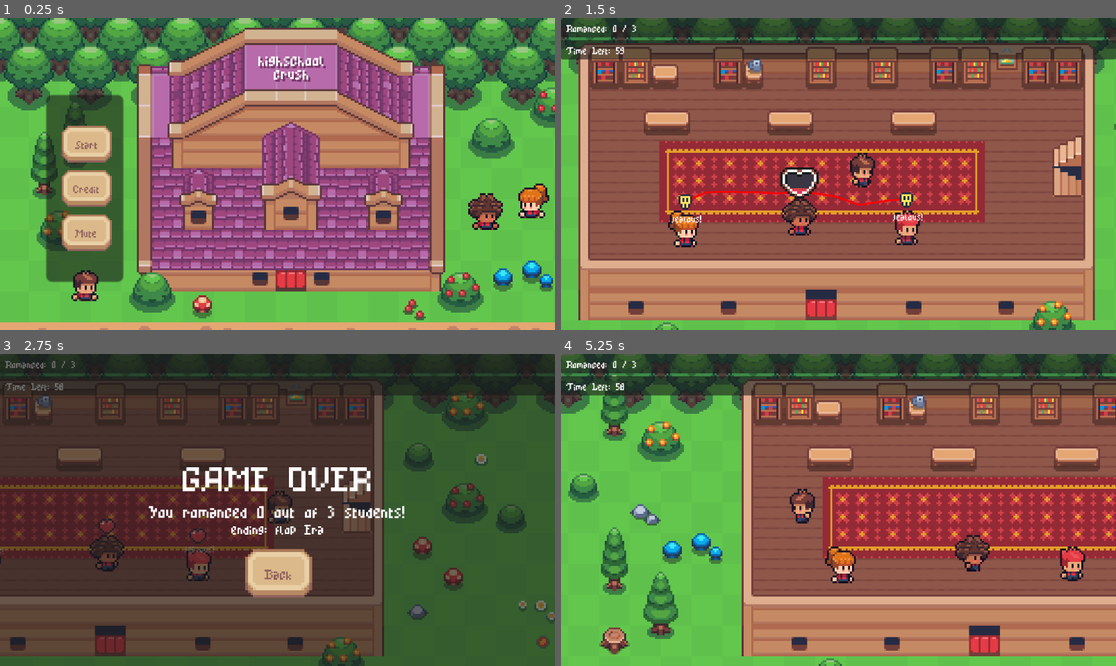
Above: before the commit, frames 1-4 (two rows, left to right).
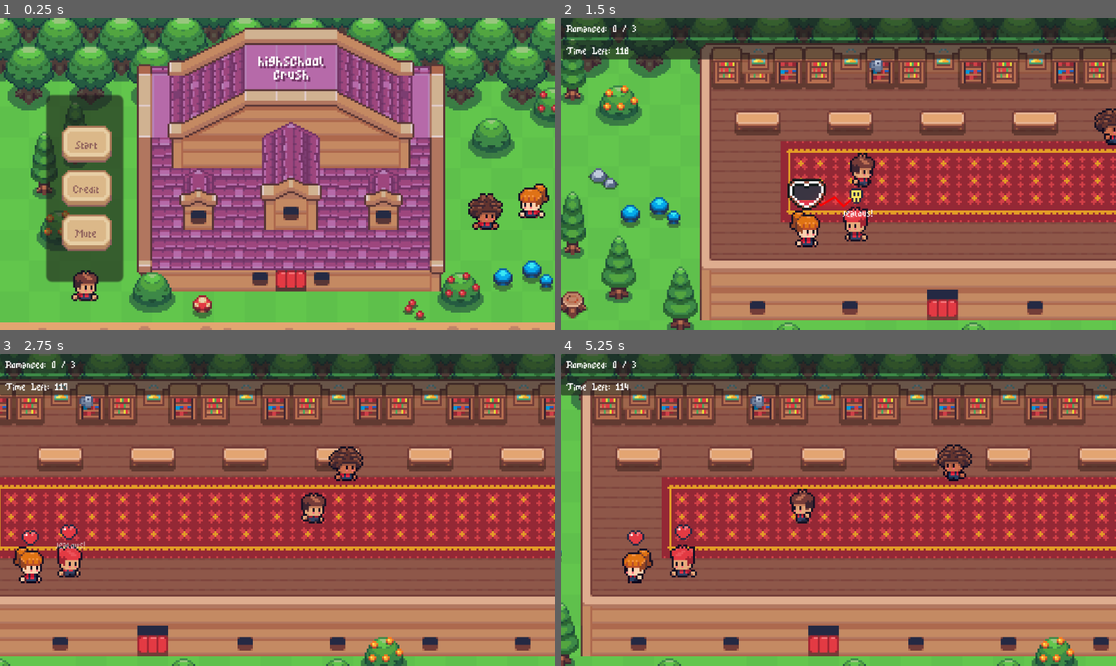
Above: after the commit, the same moments.

Repository: orgniani/highschoolcrush_clicker_2025
Game: Godot game, scene res://scenes/menu_scene.tscn
The game is run twice, just before and just after one commit, with the same random seed, the same clock (stepped at 60 frames per second) and the same inputs.
Inputs (mouse positions are in pixels of both pictures, inside the frame that each line leads up to):
- Up to frame 1 (0.25 s): no input
- Up to frame 2 (1.5 s): click "Start" at 0.5 s; move the mouse to (810, 236) at 1.27 s; hold D (move_right) from 1.28 s (still down); click (810, 236) at 1.35 s
- Up to frame 3 (2.75 s): keep holding D (move_right); move the mouse to (444, 556) at 2.02 s; click (444, 556) at 2.1 s
- Up to frame 4 (5.25 s): release D (move_right) at 2.75 s; click (838, 572) at 2.75 s, where only the run before the commit has a clickable "Back"; click (649, 478) at 3.5 s, where only the run before the commit has a clickable "Start"; move the mouse to (672, 463) at 4.27 s; hold A (move_left) from 4.28 s (still down); click (672, 463) at 4.35 s; move the mouse to (866, 510) at 5.02 s; click (866, 510) at 5.1 s

The runs differ from the first frame. In frame 2, 50% of the frame differs, in the area x 0-100%, y 0-100%; in frame 3, 95%; in frame 4, 51%.

Commit message:
add stairs

Diff:
--- a/objects/characters/lover.tscn
+++ b/objects/characters/lover.tscn
@@ -102,6 +102,7 @@
 jaggedness = 5.0
 
 [node name="Line2D" type="Line2D" parent="LightningBeam"]
+self_modulate = Color(3, 3, 3, 1)
 points = PackedVector2Array(0, 0, 15, 0)
 width = 1.0
 default_color = Color(0.669804, 0.0159284, 5.29438e-07, 1)
--- /dev/null
+++ b/objects/managers/game_manager.tscn
@@ -0,0 +1,17 @@
+[gd_scene load_steps=5 format=3 uid="uid://blsyqhj7bfb87"]
+
+[ext_resource type="Script" uid="uid://dsk3j1p72jrer" path="res://scripts/managers/game_manager.gd" id="1_hn526"]
+[ext_resource type="AudioStream" uid="uid://babrqqe81ccq5" path="res://audio/sfx/game_over.wav" id="2_3vu21"]
+[ext_resource type="AudioStream" uid="uid://bdhjldib5xawt" path="res://audio/sfx/romance_success.wav" id="3_us1li"]
+[ext_resource type="AudioStream" uid="uid://c23lyw8dpi04r" path="res://audio/sfx/romance_failed.wav" id="4_gt4hv"]
+
+[node name="GameManager" type="Node" node_paths=PackedStringArray("timer")]
+script = ExtResource("1_hn526")
+game_over_sound = ExtResource("2_3vu21")
+romance_success_sound = ExtResource("3_us1li")
+romance_failed_sound = ExtResource("4_gt4hv")
+time_limit = 120.0
+timer = NodePath("Timer")
+metadata/_custom_type_script = "uid://dsk3j1p72jrer"
+
+[node name="Timer" type="Timer" parent="."]
--- a/objects/menu/hud.tscn
+++ b/objects/menu/hud.tscn
@@ -81,6 +81,7 @@
 anchor_bottom = 1.0
 grow_horizontal = 2
 grow_vertical = 2
+mouse_filter = 2
 script = ExtResource("1_iin16")
 button_click_audio = ExtResource("2_3178q")
 score_label = NodePath("ScorePanel/ScoreLabel")
@@ -95,6 +96,7 @@
 anchor_right = 1.0
 offset_bottom = 40.0
 grow_horizontal = 2
+mouse_filter = 2
 
 [node name="ScoreLabel" type="Label" parent="ScorePanel"]
 layout_mode = 1
@@ -116,6 +118,7 @@
 offset_top = 46.0
 offset_bottom = 86.0
 grow_horizontal = 2
+mouse_filter = 2
 
 [node name="TimerLabel" type="Label" parent="TimePanel"]
 layout_mode = 1
--- a/objects/wall.tscn
+++ b/objects/wall.tscn
@@ -1,9 +1,56 @@
-[gd_scene load_steps=2 format=3 uid="uid://q7ftv2y24aff"]
+[gd_scene load_steps=5 format=3 uid="uid://q7ftv2y24aff"]
+
+[ext_resource type="Script" uid="uid://32x8mvq71rkg" path="res://scripts/wall.gd" id="1_r71v4"]
+[ext_resource type="FontFile" uid="uid://b8i3q121b40nv" path="res://art/fonts/MinimalPixelFont.ttf" id="2_s2grw"]
 
 [sub_resource type="WorldBoundaryShape2D" id="WorldBoundaryShape2D_hklci"]
 
+[sub_resource type="RectangleShape2D" id="RectangleShape2D_s2grw"]
+size = Vector2(212, 20)
+
 [node name="Wall" type="StaticBody2D"]
+rotation = -1.5708
 collision_layer = 4
+script = ExtResource("1_r71v4")
 
 [node name="CollisionShape2D" type="CollisionShape2D" parent="."]
 shape = SubResource("WorldBoundaryShape2D_hklci")
+
+[node name="Area2D" type="Area2D" parent="."]
+collision_layer = 4
+input_pickable = false
+
+[node name="CollisionShape2D" type="CollisionShape2D" parent="Area2D"]
+position = Vector2(3.93403e-07, -9)
+shape = SubResource("RectangleShape2D_s2grw")
+
+[node name="VBoxContainer" type="VBoxContainer" parent="."]
+anchors_preset = 8
+anchor_left = 0.5
+anchor_top = 0.5
+anchor_right = 0.5
+anchor_bottom = 0.5
+offset_left = 16.0
+offset_top = 26.0
+offset_right = 48.0
+offset_bottom = 90.0
+grow_horizontal = 2
+grow_vertical = 2
+rotation = 1.56324
+scale = Vector2(0.5, 0.5)
+alignment = 1
+
+[node name="UpButton" type="Button" parent="VBoxContainer"]
+layout_mode = 2
+theme_override_fonts/font = ExtResource("2_s2grw")
+text = "↑"
+
+[node name="DownButton" type="Button" parent="VBoxContainer"]
+layout_mode = 2
+theme_override_fonts/font = ExtResource("2_s2grw")
+text = "↓"
+
+[connection signal="body_entered" from="Area2D" to="." method="_on_area_2d_body_entered"]
+[connection signal="body_exited" from="Area2D" to="." method="_on_area_2d_body_exited"]
+[connection signal="pressed" from="VBoxContainer/UpButton" to="." method="_on_up_button_pressed"]
+[connection signal="pressed" from="VBoxContainer/DownButton" to="." method="_on_down_button_pressed"]
--- a/project.godot
+++ b/project.godot
@@ -18,6 +18,7 @@
 [autoload]
 
 AudioManager="*res://scripts/managers/audio_manager.gd"
+GameManagerSingleton="*res://objects/managers/game_manager.tscn"
 
 [file_customization]
 
@@ -68,3 +69,4 @@
 [rendering]
 
 textures/canvas_textures/default_texture_filter=0
+viewport/hdr_2d=true
--- a/scenes/level1_scene.tscn
+++ b/scenes/level1_scene.tscn
@@ -1,12 +1,8 @@
-[gd_scene load_steps=14 format=3 uid="uid://dw3xvnexig6h5"]
+[gd_scene load_steps=11 format=3 uid="uid://dw3xvnexig6h5"]
 
 [ext_resource type="Script" uid="uid://b6ft0mm7ki03w" path="res://scripts/scenes/game_scene.gd" id="1_w5aja"]
-[ext_resource type="Script" uid="uid://dsk3j1p72jrer" path="res://scripts/managers/game_manager.gd" id="2_utbpp"]
-[ext_resource type="AudioStream" uid="uid://c23lyw8dpi04r" path="res://audio/sfx/romance_failed.wav" id="3_mw25s"]
-[ext_resource type="AudioStream" uid="uid://babrqqe81ccq5" path="res://audio/sfx/game_over.wav" id="4_tcjrq"]
 [ext_resource type="PackedScene" uid="uid://q7ftv2y24aff" path="res://objects/wall.tscn" id="4_utbpp"]
 [ext_resource type="PackedScene" uid="uid://gbsphto4w7bn" path="res://objects/characters/player.tscn" id="5_rurhu"]
-[ext_resource type="AudioStream" uid="uid://bdhjldib5xawt" path="res://audio/sfx/romance_success.wav" id="5_tcjrq"]
 [ext_resource type="TileSet" uid="uid://dii5dkt7jw1jb" path="res://resources/tile_maps/default_tile_map.tres" id="5_utbpp"]
 [ext_resource type="PackedScene" uid="uid://buhsyo1luhxbm" path="res://objects/characters/lover.tscn" id="6_rurhu"]
 [ext_resource type="Resource" uid="uid://bngiiwwgchvd" path="res://resources/lovers/lover_curly_config.tres" id="7_kk2rg"]
@@ -14,32 +10,18 @@
 [ext_resource type="Resource" uid="uid://c34rqmpqvax7n" path="res://resources/lovers/lover_spikey_hair_config.tres" id="12_5ay1a"]
 [ext_resource type="PackedScene" uid="uid://bp553va4wmaj3" path="res://objects/menu/hud.tscn" id="12_tqxxy"]
 
-[node name="GameScene" type="Node2D" node_paths=PackedStringArray("player", "game_manager", "hud")]
+[sub_resource type="Environment" id="Environment_k1o8x"]
+background_mode = 3
+glow_enabled = true
+glow_blend_mode = 1
+
+[node name="GameScene" type="Node2D" node_paths=PackedStringArray("player", "hud")]
 script = ExtResource("1_w5aja")
 player = NodePath("CharactersYSort/Player")
-game_manager = NodePath("GameManager")
 hud = NodePath("HUD/HUD")
 
-[node name="GameManager" type="Node" parent="." node_paths=PackedStringArray("timer")]
-script = ExtResource("2_utbpp")
-game_over_sound = ExtResource("4_tcjrq")
-romance_success_sound = ExtResource("5_tcjrq")
-romance_failed_sound = ExtResource("3_mw25s")
-timer = NodePath("Timer")
-metadata/_custom_type_script = "uid://dsk3j1p72jrer"
-
-[node name="Timer" type="Timer" parent="GameManager"]
-
-[node name="Wall" parent="." instance=ExtResource("4_utbpp")]
-position = Vector2(13, 67)
-rotation = 1.5708
-
-[node name="Wall2" parent="." instance=ExtResource("4_utbpp")]
-position = Vector2(526, 88)
-rotation = -1.5708
-
 [node name="TileMap" type="TileMap" parent="."]
-position = Vector2(109, 62)
+position = Vector2(109, 67)
 tile_set = ExtResource("5_utbpp")
 format = 2
 layer_0/name = "Grass"
@@ -47,7 +29,7 @@
 layer_1/name = "BackTrees"
 layer_1/tile_data = PackedInt32Array(-196616, 3670017, 7, -131080, 3670017, 8, -196615, 3735553, 7, -131079, 3735553, 8 …(6575 unchanged characters)…
 layer_2/name = "School"
-layer_2/tile_data = PackedInt32Array(327677, 327681, 10, 327 …(5541 unchanged characters)… 1046, 655361, 9, -65510, 655361, 9, 26, 655361, 9, 65562, 589825, 11, 131098, 655361, 9, 196634, 655361, 9, 262170, 327681, 10, 327706, 1507329, 44, -196581, 262145, 10, -131045, 196609, 10, -65509, 196609, 10, 27, 196609, 10, 65563, 196609, 10, 131099, 196609, 10, 196635, 196609, 10, 262171, 458753, 10, 327707, 1114113, 46, 24, 655361, 9, 23, 655361, 9, -65513, 655361, 9, -131049, 655361, 9, -196584, 262145, 9)
+layer_2/tile_data = PackedInt32Array(327677, 327681, 10, 327 …(5541 unchanged characters)… 1046, 655361, 9, -65510, 655361, 9, 26, 589825, 11, 131098, 655361, 9, 196634, 655361, 9, 262170, 327681, 10, 327706, 1507329, 44, -196581, 262145, 10, -131045, 196609, 10, -65509, 196609, 10, 27, 196609, 10, 65563, 196609, 10, 131099, 196609, 10, 196635, 196609, 10, 262171, 458753, 10, 327707, 1114113, 46, 24, 655361, 9, 23, 655361, 9, -65513, 655361, 9, -131049, 655361, 9, -196584, 262145, 9, 65562, 655361, 9)
 layer_3/name = "Library"
 layer_3/tile_data = PackedInt32Array(327681, 786433, 13, 393214, 917505, 13, 393211, 917505, 13, 327684, 917505, 13, 32 …(3579 unchanged characters)…
 layer_4/name = "Props"
@@ -58,7 +40,7 @@
 
 [node name="Player" parent="CharactersYSort" instance=ExtResource("5_rurhu")]
 top_level = false
-position = Vector2(134, 87)
+position = Vector2(71, 87)
 
 [node name="Camera2D" type="Camera2D" parent="CharactersYSort/Player"]
 zoom = Vector2(4, 4)
@@ -86,11 +68,22 @@
 [node name="LoverPartnerManager" parent="CharactersYSort/Lover3/Lover" index="4" node_paths=PackedStringArray("partners")]
 partners = [NodePath("../../../Lover2")]
 
+[node name="Wall" parent="." instance=ExtResource("4_utbpp")]
+position = Vector2(13, 67)
+rotation = 1.5708
+next_level_path = ""
+previous_level_path = ""
+
+[node name="Wall2" parent="." instance=ExtResource("4_utbpp")]
+position = Vector2(526, 83)
+previous_level_path = ""
+
+[node name="WorldEnvironment" type="WorldEnvironment" parent="."]
+environment = SubResource("Environment_k1o8x")
+
 [node name="HUD" type="CanvasLayer" parent="."]
 
 [node name="HUD" parent="HUD" instance=ExtResource("12_tqxxy")]
 
-[connection signal="timeout" from="GameManager/Timer" to="GameManager" method="_on_timer_timeout"]
-
 [editable path="CharactersYSort/Lover2"]
 [editable path="CharactersYSort/Lover3"]
--- a/scenes/level2_scene.tscn
+++ b/scenes/level2_scene.tscn
@@ -1,10 +1,6 @@
-[gd_scene load_steps=14 format=3 uid="uid://bi20hgct1h0qc"]
+[gd_scene load_steps=11 format=3 uid="uid://bi20hgct1h0qc"]
 
 [ext_resource type="Script" uid="uid://b6ft0mm7ki03w" path="res://scripts/scenes/game_scene.gd" id="1_7ktc1"]
-[ext_resource type="Script" uid="uid://dsk3j1p72jrer" path="res://scripts/managers/game_manager.gd" id="2_pw5wk"]
-[ext_resource type="AudioStream" uid="uid://babrqqe81ccq5" path="res://audio/sfx/game_over.wav" id="3_sqykb"]
-[ext_resource type="AudioStream" uid="uid://bdhjldib5xawt" path="res://audio/sfx/romance_success.wav" id="4_jfdkh"]
-[ext_resource type="AudioStream" uid="uid://c23lyw8dpi04r" path="res://audio/sfx/romance_failed.wav" id="5_8b5fr"]
 [ext_resource type="PackedScene" uid="uid://q7ftv2y24aff" path="res://objects/wall.tscn" id="6_m33yc"]
 [ext_resource type="TileSet" uid="uid://dii5dkt7jw1jb" path="res://resources/tile_maps/default_tile_map.tres" id="7_acylm"]
 [ext_resource type="PackedScene" uid="uid://gbsphto4w7bn" path="res://objects/characters/player.tscn" id="8_a3nyi"]
@@ -14,29 +10,16 @@
 [ext_resource type="Resource" uid="uid://c34rqmpqvax7n" path="res://resources/lovers/lover_spikey_hair_config.tres" id="12_ejxj8"]
 [ext_resource type="PackedScene" uid="uid://bp553va4wmaj3" path="res://objects/menu/hud.tscn" id="13_iyfyi"]
 
-[node name="GameScene" type="Node2D" node_paths=PackedStringArray("player", "game_manager", "hud")]
+[sub_resource type="Environment" id="Environment_7ktc1"]
+background_mode = 3
+glow_enabled = true
+glow_normalized = true
+glow_blend_mode = 1
+
+[node name="GameScene" type="Node2D" node_paths=PackedStringArray("player", "hud")]
 script = ExtResource("1_7ktc1")
 player = NodePath("CharactersYSort/Player")
-game_manager = NodePath("GameManager")
 hud = NodePath("HUD/HUD")
-
-[node name="GameManager" type="Node" parent="." node_paths=PackedStringArray("timer")]
-script = ExtResource("2_pw5wk")
-game_over_sound = ExtResource("3_sqykb")
-romance_success_sound = ExtResource("4_jfdkh")
-romance_failed_sound = ExtResource("5_8b5fr")
-timer = NodePath("Timer")
-metadata/_custom_type_script = "uid://dsk3j1p72jrer"
-
-[node name="Timer" type="Timer" parent="GameManager"]
-
-[node name="Wall" parent="." instance=ExtResource("6_m33yc")]
-position = Vector2(13, 67)
-rotation = 1.5708
-
-[node name="Wall2" parent="." instance=ExtResource("6_m33yc")]
-position = Vector2(252, 88)
-rotation = -1.5708
 
 [node name="TileMap" type="TileMap" parent="."]
 position = Vector2(109, 67)
@@ -51,14 +34,14 @@
 layer_3/name = "Library"
 layer_3/tile_data = PackedInt32Array(327681, 786433, 13, 393214, 917505, 13, 393211, 917505, 13, 327684, 917505, 13, 32 …(1338 unchanged characters)…
 layer_4/name = "Props"
-layer_4/tile_data = PackedInt32Array(-131073, 3342337, 33, 327688, 3211265, 5, 393224, 3211265, 6,  …(965 unchanged characters)…
+layer_4/tile_data = PackedInt32Array(327688, 3211265, 5, 393224, 3211265, 6,  …(965 unchanged characters)…
 
 [node name="CharactersYSort" type="Node2D" parent="."]
 y_sort_enabled = true
 
 [node name="Player" parent="CharactersYSort" instance=ExtResource("8_a3nyi")]
 top_level = false
-position = Vector2(134, 87)
+position = Vector2(240, 87)
 
 [node name="Camera2D" type="Camera2D" parent="CharactersYSort/Player"]
 zoom = Vector2(4, 4)
@@ -83,10 +66,20 @@
 player = NodePath("../Player")
 config = ExtResource("12_ejxj8")
 
+[node name="Wall" parent="." instance=ExtResource("6_m33yc")]
+position = Vector2(13, 67)
+rotation = 1.5708
+next_level_path = ""
+previous_level_path = ""
+
+[node name="Wall2" parent="." instance=ExtResource("6_m33yc")]
+position = Vector2(252, 88)
+
+[node name="WorldEnvironment" type="WorldEnvironment" parent="."]
+environment = SubResource("Environment_7ktc1")
+
 [node name="HUD" type="CanvasLayer" parent="."]
 
 [node name="HUD" parent="HUD" instance=ExtResource("13_iyfyi")]
 
-[connection signal="timeout" from="GameManager/Timer" to="GameManager" method="_on_timer_timeout"]
-
 [editable path="CharactersYSort/Boss"]
--- a/scenes/menu_scene.tscn
+++ b/scenes/menu_scene.tscn
@@ -2,7 +2,7 @@
 
 [ext_resource type="Script" uid="uid://blgegqc6nlc7u" path="res://scripts/scenes/menu_scene.gd" id="1_482oc"]
 [ext_resource type="Texture2D" uid="uid://dgm58b4mycd6l" path="res://art/UI/menus/Square Buttons 26x19.png" id="2_6wmco"]
-[ext_resource type="PackedScene" uid="uid://bi20hgct1h0qc" path="res://scenes/level2_scene.tscn" id="2_my6g0"]
+[ext_resource type="PackedScene" uid="uid://dw3xvnexig6h5" path="res://scenes/level1_scene.tscn" id="2_my6g0"]
 [ext_resource type="FontFile" uid="uid://b8i3q121b40nv" path="res://art/fonts/MinimalPixelFont.ttf" id="2_o71fo"]
 [ext_resource type="AudioStream" uid="uid://cjnuuowevuewb" path="res://audio/music/main_theme.ogg" id="3_axson"]
 [ext_resource type="AudioStream" uid="uid://boy5qiqf8viqd" path="res://audio/sfx/button_click.wav" id="4_1iahe"]
--- a/scripts/lover/lover.gd
+++ b/scripts/lover/lover.gd
@@ -24,8 +24,14 @@
 var _can_be_clicked := true
 var _has_failed := false
 var _current_lover: CharacterBody2D
+var _has_succeeded := false
+
+var _lover_id: String = ""
 
 func _ready():
+	_assign_lover_id()
+	GameManagerSingleton.register_lover(self)
+
 	animator.apply_config(config)
 	animator.play_animation("idle", false)
 
@@ -42,6 +48,15 @@
 	state_machine.romance_success.connect(_on_romance_success)
 	state_machine.romance_failed.connect(_on_romance_failed)
 	state_machine.romance_started.connect(_on_romance_start)
+
+func _assign_lover_id():
+	var scene_path := "unknown_scene"
+	var current_scene = get_tree().current_scene
+	if current_scene != null:
+		scene_path = current_scene.scene_file_path
+
+	_lover_id = "%s::%s" % [scene_path, str(get_instance_id())]
+	set_meta("lover_id", _lover_id)
 
 func _process(delta):
 	if Input.is_action_just_pressed("click") and _can_be_clicked:
@@ -74,6 +89,8 @@
 
 
 func _on_romance_success():
+	_has_succeeded = true
+
 	set_process(false)
 	patrol.stop()
 
@@ -107,9 +124,16 @@
 		expressions.show_love()
 
 func _on_partner_romance_started(romanced_lover: CharacterBody2D):
+	if _has_succeeded:
+		return
+
 	_current_lover = romanced_lover
 	patrol.stop()
 	expressions.show_alerted()
+
+	var direction = _current_lover.global_position - global_position
+	var flip_left = direction.x < 0
+	animator.play_animation("idle", flip_left)
 
 	_spawn_lightning()
 	jealous_popup.activate()
@@ -119,6 +143,9 @@
 	lightning.activate()
 
 func _on_partner_romance_ended(failed: bool):
+	if _has_succeeded:
+		return
+
 	patrol.start()
 	lightning.deactivate()
 
--- a/scripts/lover/lover_partner_manager.gd
+++ b/scripts/lover/lover_partner_manager.gd
@@ -44,18 +44,14 @@
 		print("[Partner Manager] ERROR: LoverPartnerManager has no owner_lover set!")
 		return
 
-	#print("[Partner Manager] Clearing partners for: ", owner_lover.name)
+	print("[Partner Manager] Clearing partners for: ", owner_lover.name)
 
 	for partner in partners:
-		#print("[Partner Manager] Breaking up with: ", partner.name)
+		print("[Partner Manager] Breaking up with: ", partner.name)
 
 		if partner.has_node("Lover/LoverPartnerManager"):
 			var their_manager = partner.get_node("Lover/LoverPartnerManager") as LoverPartnerManager
 			their_manager.unregister_partner(owner_lover)
 
-		if partner.has_node("Lover/LoverFollower"):
-			var their_follower = partner.get_node("Lover/LoverFollower") as LoverFollower
-			their_follower.disable_follow()
-
 	partners.clear()
-	#print("[Partner Manager] Done clearing all partners for:", owner_lover.name)
+	print("[Partner Manager] Done clearing all partners for:", owner_lover.name)
--- a/scripts/managers/game_manager.gd
+++ b/scripts/managers/game_manager.gd
@@ -1,14 +1,14 @@
 extends Node
-
 class_name GameManager
 
-@export var game_over_sound : AudioStream
-@export var romance_success_sound : AudioStream
-@export var romance_failed_sound : AudioStream
+@export var game_over_sound: AudioStream
+@export var romance_success_sound: AudioStream
+@export var romance_failed_sound: AudioStream
 
 @export var time_limit: float = 60.0
 @export var timer: Timer
 
+var _registered_lovers: Dictionary = {}
 var total_lovers := 0
 var romanced_lovers := 0
 var finished_lovers := 0
@@ -20,60 +20,71 @@
 
 func _ready():
 	timer.wait_time = time_limit
+	timer.timeout.connect(_on_timer_timeout)
 	timer.start()
-
-func setup_lovers(lovers: Array[Node]):
-	total_lovers = lovers.size()
-
-	for lover in lovers:
-		if lover.has_method("get_state_machine"):
-			var state_machine = lover.get_state_machine()
-
-			if state_machine:
-				state_machine.romance_success.connect(_on_lover_romanced)
-				state_machine.romance_failed.connect(_on_lover_failed)
-			else:
-				print("Warning: State machine was null")
-		else:
-			print("Warning: Lover missing get_state_machine().")
 
 func _process(delta):
 	if not game_over:
 		updated_timer.emit(timer.time_left)
 
-func _on_lover_romanced():
-	if game_over:
+func register_lover(lover: Node):
+	if not lover.has_meta("lover_id"):
+		push_warning("Lover missing 'lover_id' meta!")
 		return
 
+	var id: String = lover.get_meta("lover_id")
+	if _registered_lovers.has(id):
+		return  # Already registered
+
+	_registered_lovers[id] = {
+		"node": lover,
+		"resolved": false
+	}
+
+	total_lovers += 1
+
+	if lover.has_method("get_state_machine"):
+		var state_machine = lover.get_state_machine()
+		if state_machine:
+			state_machine.romance_success.connect(func(): _on_lover_romanced(id))
+			state_machine.romance_failed.connect(func(): _on_lover_failed(id))
+		else:
+			print("Warning: State machine was null for lover %s" % id)
+	else:
+		print("Warning: Lover missing get_state_machine() for lover %s" % id)
+
+func _on_lover_romanced(id: String):
+	if game_over or !_registered_lovers.has(id): return
+	if _registered_lovers[id]["resolved"]: return
+
+	_registered_lovers[id]["resolved"] = true
 	romanced_lovers += 1
 	finished_lovers += 1
+
 	updated_score.emit(romanced_lovers, total_lovers)
 
-	if romanced_lovers >= total_lovers:
+	if finished_lovers >= total_lovers:
 		_trigger_game_over()
 	else:
 		AudioManager.play_sound(romance_success_sound)
 
-	_check_if_all_lovers_resolved()
+func _on_lover_failed(id: String):
+	if game_over or !_registered_lovers.has(id): return
+	if _registered_lovers[id]["resolved"]: return
 
-func _on_lover_failed():
-	if game_over:
-		return
+	_registered_lovers[id]["resolved"] = true
+	finished_lovers += 1
 
-	finished_lovers += 1
-	print("Lover failed. Finished lovers: %d / %d" % [finished_lovers, total_lovers])
+	print("Lover %s failed. Finished lovers: %d / %d" % [id, finished_lovers, total_lovers])
+
 	if finished_lovers >= total_lovers:
 		_trigger_game_over()
 	else:
 		AudioManager.play_sound(romance_failed_sound)
 
-	_check_if_all_lovers_resolved()
-
-func _check_if_all_lovers_resolved():
-	if finished_lovers >= total_lovers and romanced_lovers < total_lovers:
-		_trigger_game_over()
-
 func _trigger_game_over():
+	if game_over:
+		return
 	game_over = true
 	AudioManager.play_sound(game_over_sound)
 	game_over_signal.emit()
--- a/scripts/scenes/game_scene.gd
+++ b/scripts/scenes/game_scene.gd
@@ -1,20 +1,17 @@
 extends Node2D
 
 @export var player : CharacterBody2D
-@export var game_manager: GameManager
 @export var hud : HUD
 
 func _ready():
 	var lovers = get_tree().get_nodes_in_group("lovers")
 
-	game_manager.setup_lovers(lovers)
-	game_manager.updated_score.connect(hud.update_score)
-	game_manager.updated_timer.connect(hud.update_timer)
-	game_manager.game_over_signal.connect(hud.show_game_over)
+	GameManagerSingleton.updated_score.connect(hud.update_score)
+	GameManagerSingleton.updated_timer.connect(hud.update_timer)
+	GameManagerSingleton.game_over_signal.connect(hud.show_game_over)
+	GameManagerSingleton.game_over_signal.connect(player.on_game_over)
 
-	hud.update_score(game_manager.romanced_lovers, game_manager.total_lovers)
-
-	game_manager.game_over_signal.connect(player.on_game_over)
+	hud.update_score(GameManagerSingleton.romanced_lovers, GameManagerSingleton.total_lovers)
 
 	for lover in lovers:
-		game_manager.game_over_signal.connect(lover.on_game_over)
+		GameManagerSingleton.game_over_signal.connect(lover.on_game_over)
--- /dev/null
+++ b/scripts/wall.gd
@@ -0,0 +1,32 @@
+extends StaticBody2D
+
+@export var next_level_path: String = "res://scenes/level2_scene.tscn"
+@export var previous_level_path: String = "res://scenes/level1_scene.tscn"
+
+@onready var _button_container : VBoxContainer = $"VBoxContainer"
+@onready var _up_button : Button = $"VBoxContainer/UpButton"
+@onready var _down_button : Button = $"VBoxContainer/DownButton"
+
+func _ready() -> void:
+	_up_button.visible = next_level_path != "" and ResourceLoader.exists(next_level_path)
+	_down_button.visible = previous_level_path != "" and ResourceLoader.exists(previous_level_path)
+
+	_button_container.visible = false
+
+func _on_up_button_pressed() -> void:
+	print("Up pressed!")
+	if next_level_path != "":
+		get_tree().change_scene_to_file(next_level_path)
+
+func _on_down_button_pressed() -> void:
+	print("Down pressed!")
+	if previous_level_path != "":
+		get_tree().change_scene_to_file(previous_level_path)
+
+
+func _on_area_2d_body_entered(body: Node2D) -> void:
+	_button_container.visible = true
+
+
+func _on_area_2d_body_exited(body: Node2D) -> void:
+	_button_container.visible = false
Not shown, added: scripts/wall.gd.uid
